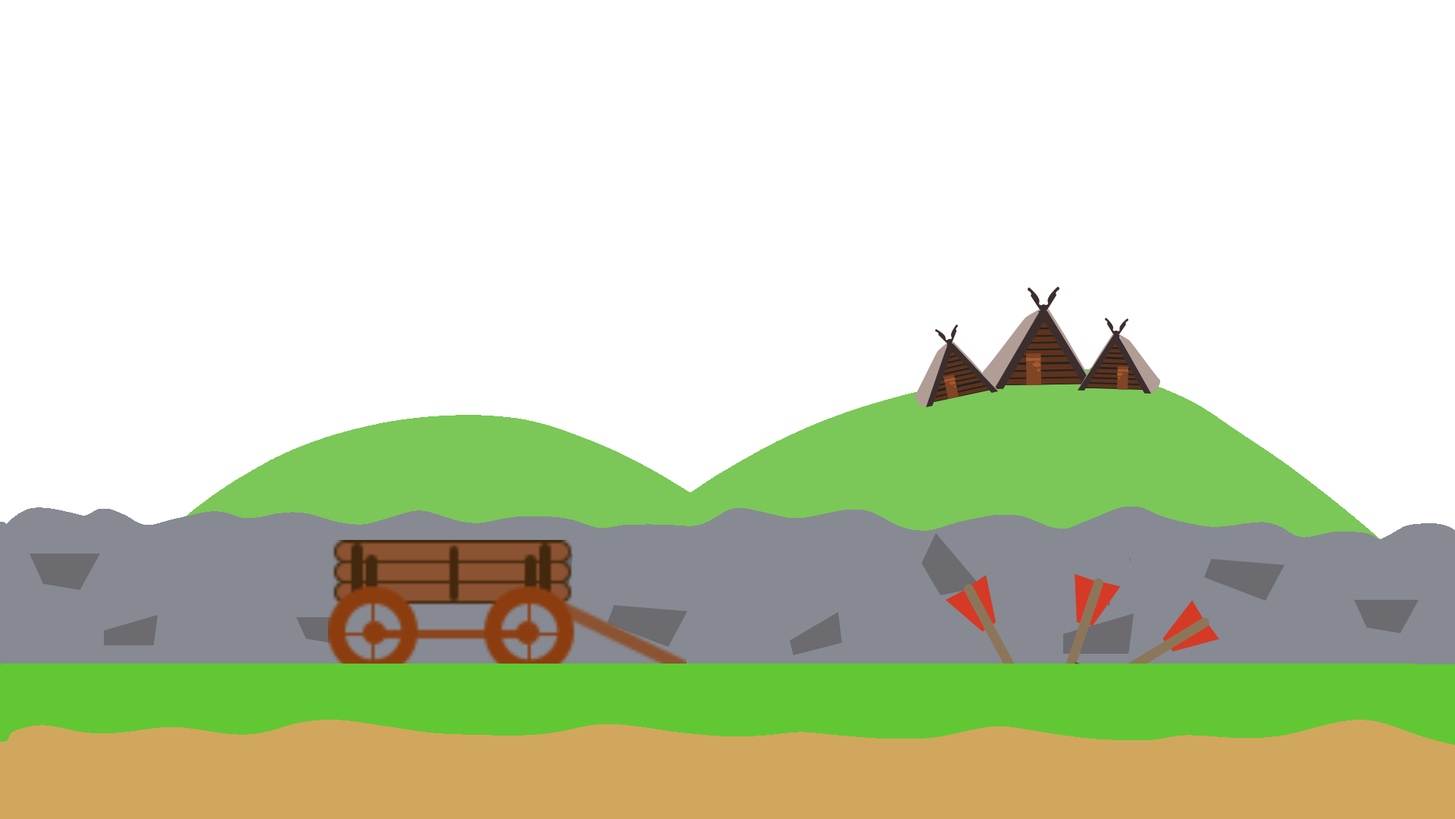
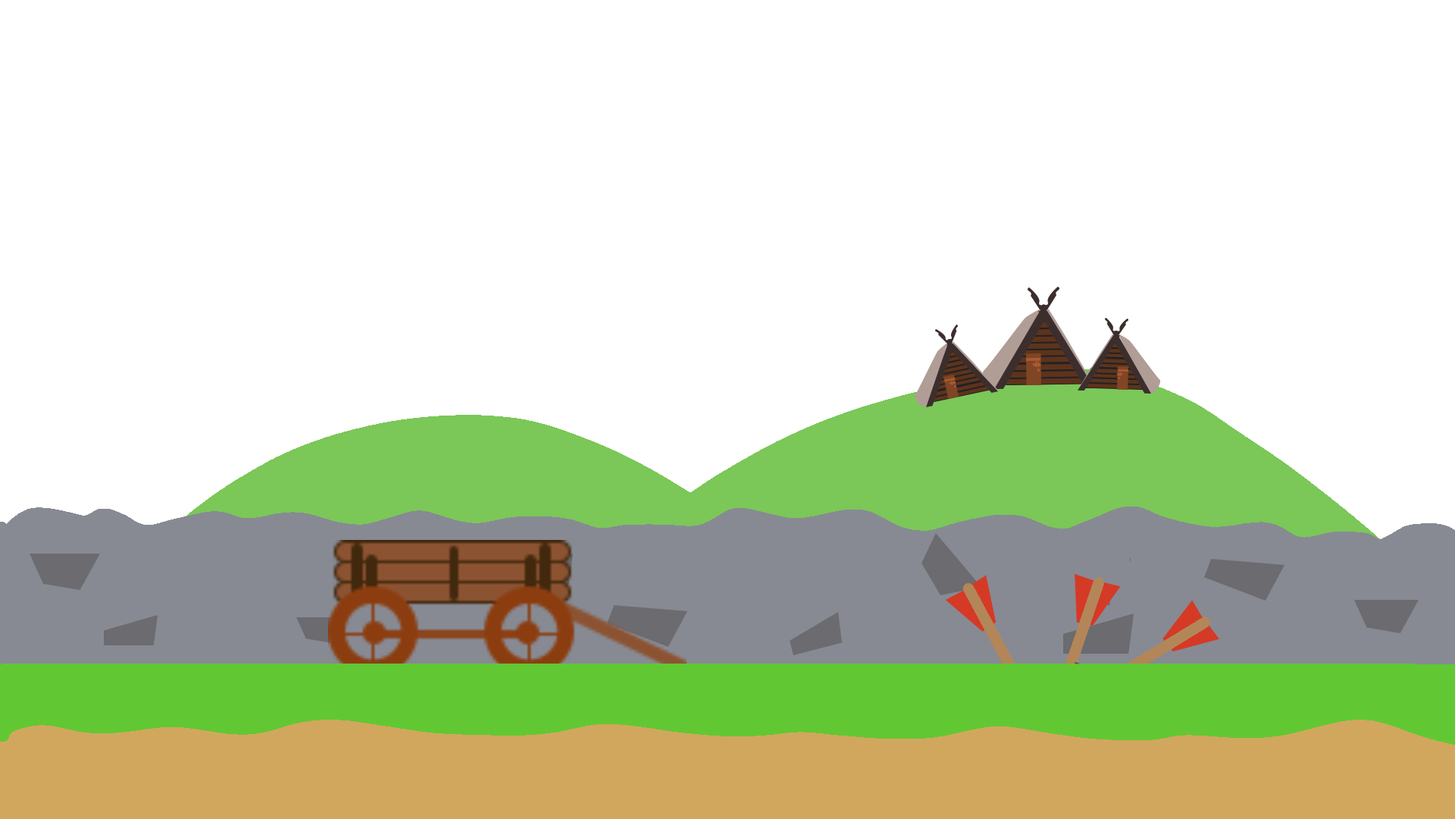
Revision of a layered w=1455, h=819 image; what changed, layer by layer:
painted on "Arrow wooden" (1st of 3, in "Bunch of arrows" › "Arrow 3") over (962, 582, 1015, 664)
painted on "Arrow wooden" (2nd of 3, in "Bunch of arrows" › "Arrow 2") over (1065, 576, 1106, 664)
painted on "Arrow wooden" (3rd of 3, in "Bunch of arrows" › "Arrow 1") over (1126, 616, 1211, 664)
